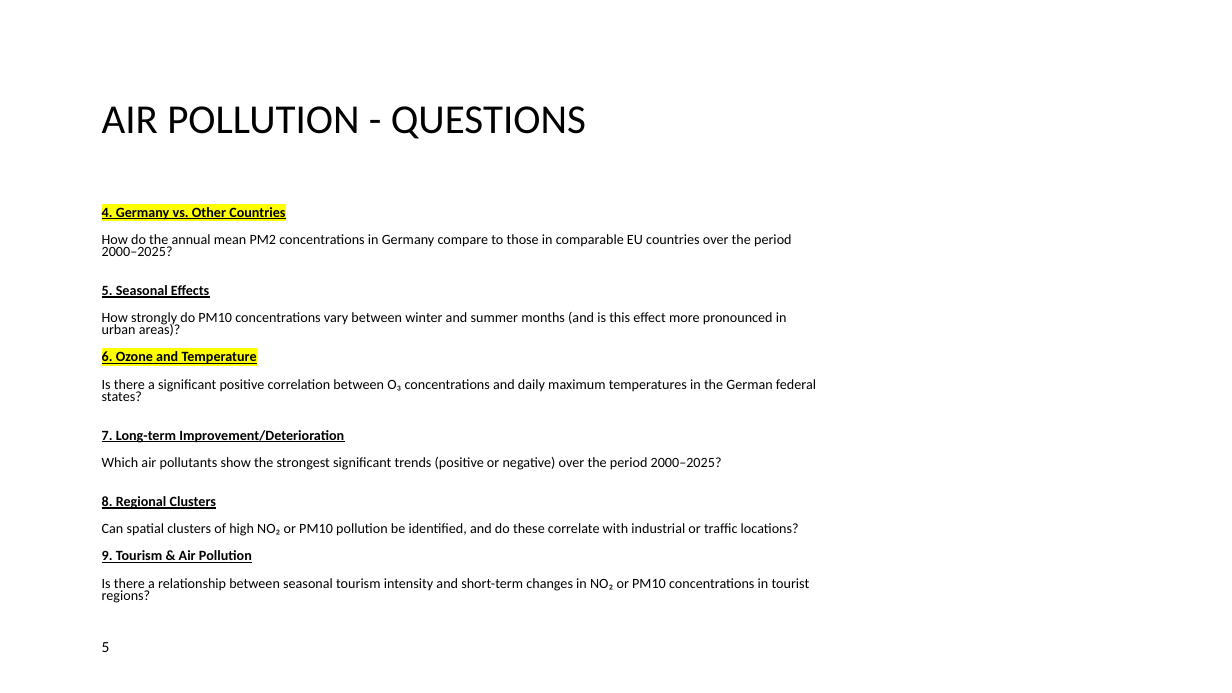
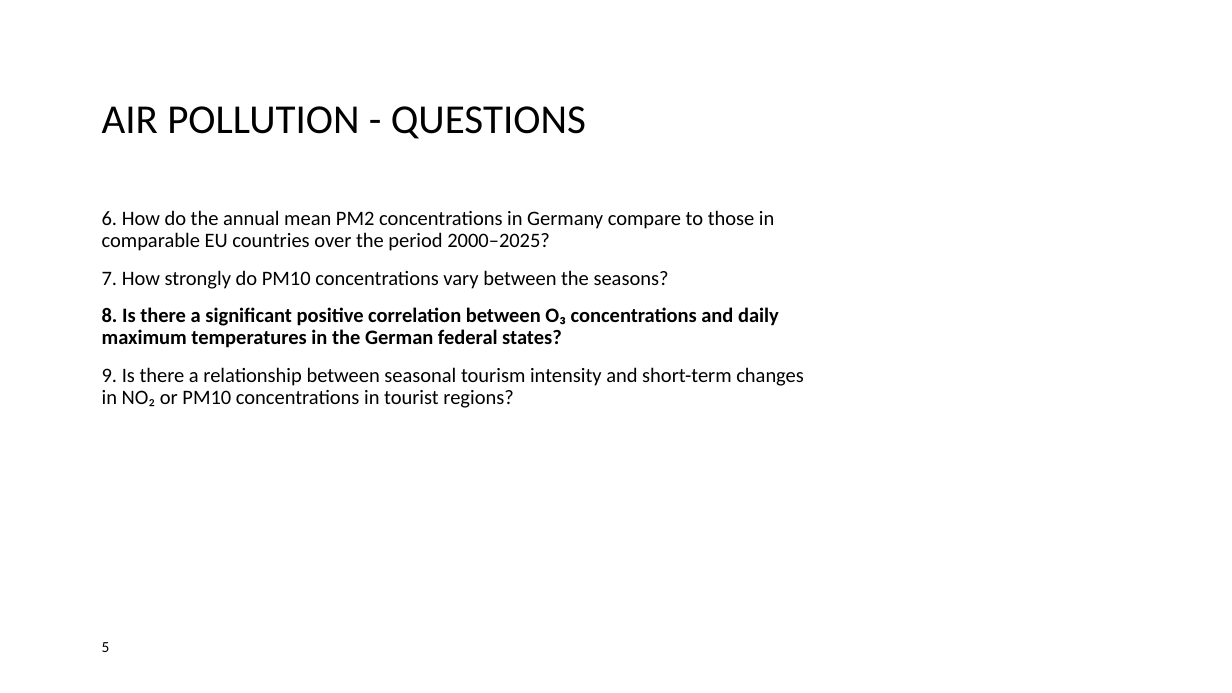
Before and after one commit to lennartklose96/DataScienceProject, a slide deck: slide 5 of Data-Science-Project.pptx. Drawn at 1232x693 pixels with LibreOffice and Linux fonts; fonts in the diff are those of the drawing; background and template pictures are left out. Boxes give left, top, right and bottom in pixels: in the first picture for what was removed or moved away, otherwise in the second. Text is boxed around its words. In the diff, an @@ line names an element or a change of style, - is before the commit and + after.

```diff
--- a/Data-Science-Project.pptx
+++ b/Data-Science-Project.pptx
@@ text at [102,210,804,408]: text changed; size 11 to 16 pt @@
-4. Germany vs. Other Countries
-How do the annual mean PM2 concentrations in Germany compare to those in comparable EU countries over the period 2000–2025?
-5. Seasonal Effects
-How strongly do PM10 concentrations vary between winter and summer months (and is this effect more pronounced in urban areas)?
-6. Ozone and Temperature
-Is there a significant positive correlation between O₃ concentrations and daily maximum temperatures in the German federal states?
-7. Long-term Improvement/Deterioration
-Which air pollutants show the strongest significant trends (positive or negative) over the period 2000–2025?
-8. Regional Clusters
-Can spatial clusters of high NO₂ or PM10 pollution be identified, and do these correlate with industrial or traffic locations?
-9. Tourism & Air Pollution
-Is there a relationship between seasonal tourism intensity and short-term changes in NO₂ or PM10 concentrations in tourist regions?
+6. How do the annual mean PM2 concentrations in Germany compare to those in comparable EU countries over the period 2000–2025?
+7. How strongly do PM10 concentrations vary between the seasons?
+8. Is there a significant positive correlation between O₃ concentrations and daily maximum temperatures in the German federal states?
+9. Is there a relationship between seasonal tourism intensity and short-term changes in NO₂ or PM10 concentrations in tourist regions?
```
Also in this commit, not shown: 6 other slides changed, 5 slides added, 2 slides removed.
